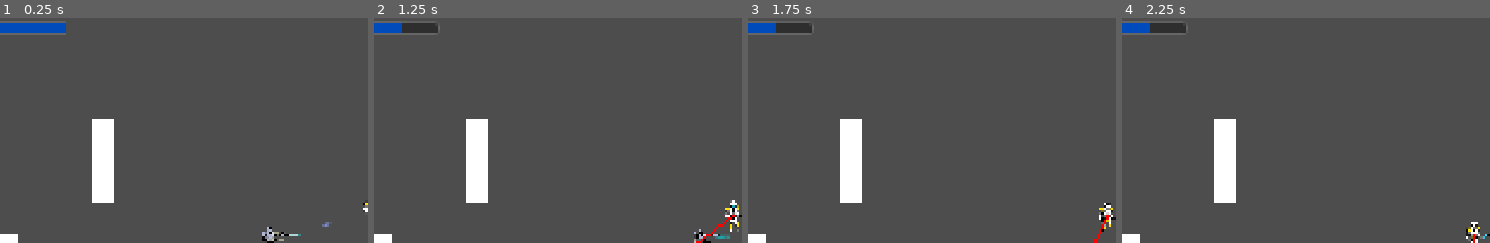
Above: before the commit, frames 1-4 (left to right).
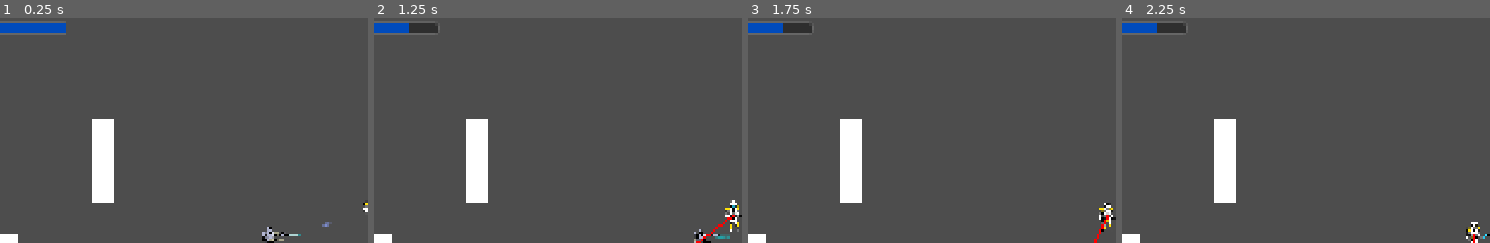
Above: after the commit, the same moments.

Repository: Thechi2000/ogj-2025
Game: Godot game, scene res://nodes/levels/level1/level1.tscn
Two runs of this game, one before a commit and one after it. Both use one fixed random seed, a clock stepped at 60 frames per second and the inputs below. The engine's default icon, where the game draws it, is replaced by a stand-in: a white triangle on a blue panel in a dark square.
Inputs (mouse positions are % of the whole screen's width and height, from its top left):
- Up to frame 1 (0.25 s): no input
- Up to frame 2 (1.25 s): move the mouse to (78, 45) at 0.52 s; hold D (move_right) from 0.53 s (still down); tap R (use_body_module) at 0.6 s
- Up to frame 3 (1.75 s): move the mouse to (32, 55) at 1.27 s; release D (move_right) at 1.28 s; hold S (move_down) from 1.28 s (still down); click (32, 55) at 1.35 s
- Up to frame 4 (2.25 s): move the mouse to (65, 28) at 2.02 s; release S (move_down) at 2.03 s; hold D (move_right) from 2.03 s (still down); right-click (65, 28) at 2.1 s
The pictures show only the part of the screen within x 18-67%, y 0-50%; the shares and areas given below are measured in that part.

Frame 1 is identical in both runs. In frame 2, less than 0.1% of the frame differs, in the area x 7-10%, y 2-7%; in frame 3, less than 0.1%; in frame 4, less than 0.1%.

Commit message:
feat: add damage reduction to base torso

Diff:
--- a/nodes/modules/base_module.gd
+++ b/nodes/modules/base_module.gd
@@ -3,10 +3,14 @@
 
 @export var leftSprite : Node2D
 @export var rightSprite : Node2D
+
+var player
 var is_left_module
 
-func bind(_player: Player, is_left_module: bool):
+func bind(player: Player, is_left_module: bool):
 	self.is_left_module = is_left_module
+	self.player = player
+
 	if leftSprite:
 		leftSprite.visible = is_left_module
 	if rightSprite:
--- /dev/null
+++ b/nodes/modules/base_torso/base_torso.gd
@@ -0,0 +1,8 @@
+extends Module
+
+func bind(player: Player, slot):
+	super.bind(player, slot)
+	player.damage_taken_factor *= 0.8
+
+func unbind():
+	player.damage_taken_factor /= 0.8
--- a/nodes/modules/base_torso/base_torso.tscn
+++ b/nodes/modules/base_torso/base_torso.tscn
@@ -1,12 +1,10 @@
 [gd_scene load_steps=3 format=3 uid="uid://gl6tw62yo4qh"]
 
-[ext_resource type="Script" uid="uid://chi8xacjw8tl5" path="res://nodes/modules/base_module.gd" id="1_f4wyo"]
+[ext_resource type="Script" uid="uid://crw8c5fyjb7ds" path="res://nodes/modules/base_torso/base_torso.gd" id="1_1lcrg"]
 [ext_resource type="Texture2D" uid="uid://bx0aysdkpd272" path="res://arts/player/head_torso.png" id="3_r0gwr"]
 
-[node name="BaseTorso" type="Node2D" node_paths=PackedStringArray("leftSprite", "rightSprite")]
-script = ExtResource("1_f4wyo")
-leftSprite = NodePath("HeadTorso")
-rightSprite = NodePath("HeadTorso")
+[node name="BaseTorso" type="Node2D"]
+script = ExtResource("1_1lcrg")
 metadata/_custom_type_script = "uid://chi8xacjw8tl5"
 
 [node name="HeadTorso" type="Sprite2D" parent="."]
--- a/nodes/modules/dash/dash.gd
+++ b/nodes/modules/dash/dash.gd
@@ -3,11 +3,6 @@
 func cooldown():
 	return 10
 
-var player: Player
-
-func bind(p: Player, is_left_module: bool):
-	super.bind(player, is_left_module)
-	self.player = p
 
 func _use():
 	player.allowed = 0
--- a/nodes/player/player.gd
+++ b/nodes/player/player.gd
@@ -34,6 +34,7 @@
 }
 
 @export_flags("LeftArm","RightArm","LeftLeg","RightLeg","Body","Movement") var allowed = -1
+@export var damage_taken_factor = 1
 
 func _ready():
 	add_module(ModuleSlot.LeftArm, preload("res://nodes/modules/sword/sword.tscn").instantiate())
@@ -86,5 +87,5 @@
 		mod.use()
 
 func update_health(diff):
-	health += diff
+	health += diff * damage_taken_factor
 	hud.set_current_health(health)
Not shown, added: nodes/modules/base_torso/base_torso.gd.uid
